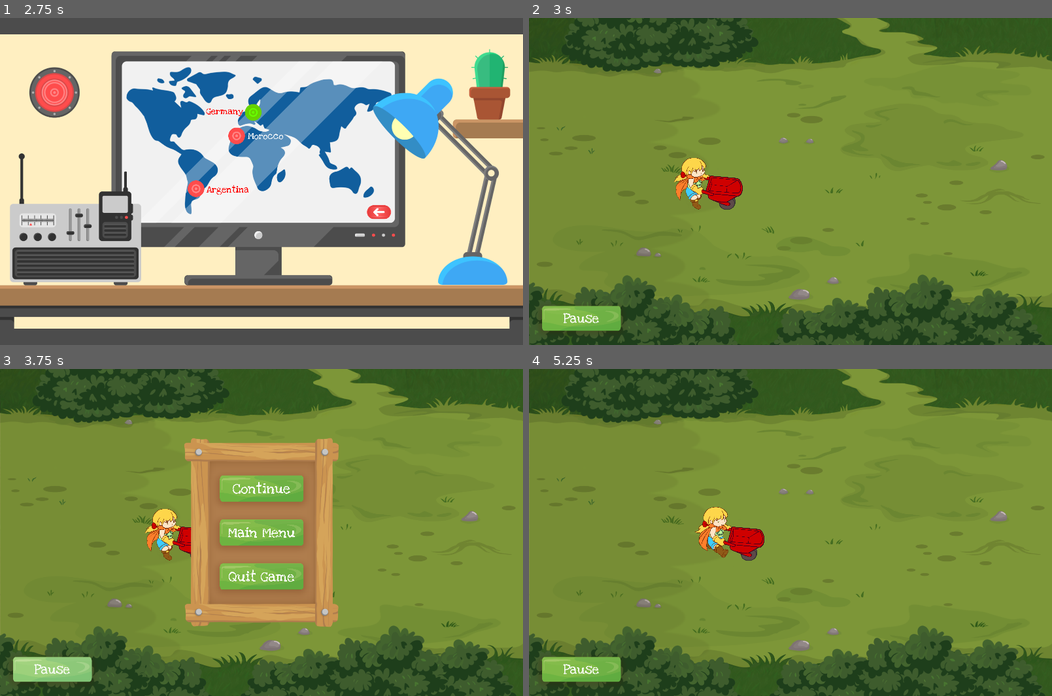
Above: before the commit, frames 1-4 (two rows, left to right).
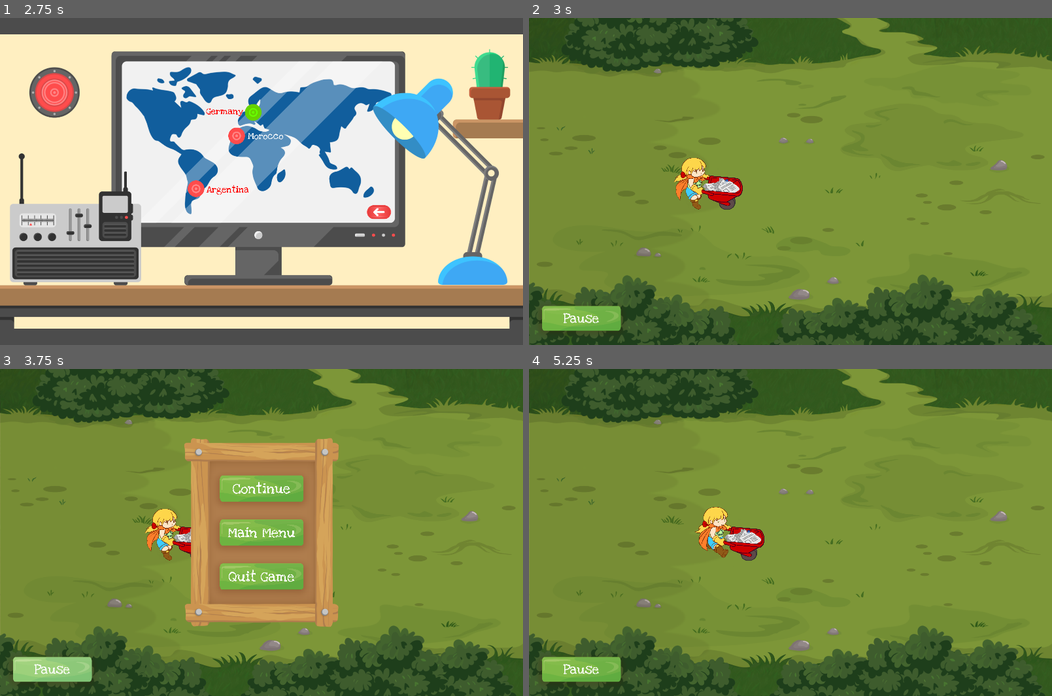
Above: after the commit, the same moments.

Repository: siconline/EcoChampion_Godot
Game: Godot game, scene res://Main.tscn
Same seed, same stepped clock (60 frames per second), same inputs: the game is played once before the commit and once after it.
Inputs:
- Up to frame 1 (2.75 s): click "Score" at 0.5 s; click "Level Menu" at 1.25 s; click "Garbage Patrol" at 2 s
- Up to frame 2 (3 s): click "Germany" at 2.75 s
- Up to frame 3 (3.75 s): click "Pause" at 3.5 s
- Up to frame 4 (5.25 s): click "Continue" at 4.25 s; tap Enter at 5 s; hold Right (ui_right) from 5.03 s (still down)

Frame 1 is identical in both runs. In frame 2, 0.2% of the frame differs, in the area x 33-41%, y 48-54%; in frame 3, less than 0.1%; in frame 4, 0.2%, in the area x 37-45%, y 48-55%.

Commit message:
added pickups at player character barrow

Diff:
--- a/MiniGame01/MiniGame01.tscn
+++ b/MiniGame01/MiniGame01.tscn
@@ -100,7 +100,6 @@
 
 editor/display_folded = true
 position = Vector2( -300, 0 )
-z_index = -2
 _sections_unfolded = [ "Transform", "Z Index" ]
 
 [node name="Camera2D" type="Camera2D" parent="Player" index="3"]
@@ -131,4 +130,4 @@
 
 [node name="Hud" parent="." index="2" instance=ExtResource( 7 )]
 
-_sections_unfolded = [ "Rect" ]
+_sections_unfolded = [ "Grow Direction", "Hint", "Margin", "Rect" ]
--- a/MiniGame01/Player/Player.gd
+++ b/MiniGame01/Player/Player.gd
@@ -4,7 +4,19 @@
 var speed = 400
 
 onready var sprite = $Sprite
+onready var barrow_Normal = $Barrow_Front_Normal
+onready var barrow_Upgrade = $Barrow_Front_Upgrade
+onready var pickUp1 =$PickUps/PickUp1
+onready var pickUp2 =$PickUps/PickUp2
+onready var pickUp3 =$PickUps/PickUp3
+onready var pickUp4 =$PickUps/PickUp4
+onready var pickUp5 =$PickUps/PickUp5
+onready var pickUp6 =$PickUps/PickUp6
 onready var animPlayer = $AnimationPlayer
+
+# pickUp positions
+var posPickUps = 20
+
 
 func _ready():
 	# Called when the node is added to the scene for the first time.
@@ -16,18 +28,49 @@
 		movement = Vector2(speed, 0)
 		animPlayer.play("Run")
 		sprite.flip_h = false
+		barrow_Normal.flip_h = false
+		barrow_Upgrade.flip_h = false
+		posPickUps = 20
+		#give pickUps 1-6 position.x
+		for i in range(1, 7):
+			var obj = str("pickUp" , i)
+			get(obj).flip_h = false
+			get(obj).position.x = posPickUps
+			posPickUps = posPickUps + 10
 	elif Input.is_action_just_pressed("ui_left"):
 		movement = Vector2(-speed, 0)
 		animPlayer.play("Run")
 		sprite.flip_h = true
+		barrow_Normal.flip_h = true
+		barrow_Upgrade.flip_h = true
+		posPickUps = -20
+		#give pickUps 1-6 position.x
+		for i in range(1, 7):
+			var obj = str("pickUp" , i)
+			get(obj).flip_h = false
+			get(obj).position.x = posPickUps
+			posPickUps = posPickUps - 10
 	elif Input.is_action_just_pressed("ui_up"):
 		if position.y > -175*2:
 			position.y -= 175
 	elif Input.is_action_just_pressed("ui_down"):
 		if position.y < 175*2:
 			position.y += 175
-	elif Input.is_action_just_released("ui_right") || Input.is_action_just_released("ui_left") || Input.is_action_just_released("ui_up") || Input.is_action_just_released("ui_down"):
-		movement = Vector2(0, 0)
-		animPlayer.play("Idle")
+	elif Input.is_action_just_released("ui_up") || Input.is_action_just_released("ui_down"):
+		#movement = Vector2(0, 0)
+		#animPlayer.play("Idle")
+		pass
+	elif Input.is_action_just_released("ui_left"):
+		#movement = Vector2(0, 0)
+		#animPlayer.play("Idle")
+		if sprite.flip_h == true:
+			# reset the position Pickups on barrow
+			posPickUps = 20
+	elif Input.is_action_just_released("ui_right"):
+		#movement = Vector2(0, 0)
+		#animPlayer.play("Idle")
+		if sprite.flip_h == false:
+			# reset the position Pickups on barrow
+			posPickUps = -20
 
 	move_and_collide(movement * delta)
--- a/MiniGame01/Player/Player.tscn
+++ b/MiniGame01/Player/Player.tscn
@@ -1,9 +1,13 @@
-[gd_scene load_steps=6 format=2]
+[gd_scene load_steps=10 format=2]
 
 [ext_resource path="res://MiniGame01/Player/Player.gd" type="Script" id=1]
 [ext_resource path="res://MiniGame01/Player/Textures/T_CharacterRun8.png" type="Texture" id=2]
 [ext_resource path="res://MiniGame01/Player/Animations/Idle.tres" type="Animation" id=3]
 [ext_resource path="res://MiniGame01/Player/Animations/Run.tres" type="Animation" id=4]
+[ext_resource path="res://MiniGame01/Textures/PickUps/T_Paper_Newspaper.png" type="Texture" id=5]
+[ext_resource path="res://MiniGame01/Textures/PickUps/T_Plastic_Bottle.png" type="Texture" id=6]
+[ext_resource path="res://MiniGame01/Player/Textures/T_barrow_front.png" type="Texture" id=7]
+[ext_resource path="res://MiniGame01/Player/Textures/T_barrow_front_upgrade_space.png" type="Texture" id=8]
 
 [sub_resource type="CapsuleShape2D" id=1]
 
@@ -13,18 +17,20 @@
 
 [node name="Player" type="KinematicBody2D"]
 
+z_index = -2
 input_pickable = false
 collision_layer = 1
 collision_mask = 1
 collision/safe_margin = 0.08
 script = ExtResource( 1 )
+_sections_unfolded = [ "Z Index" ]
 
 [node name="Sprite" type="Sprite" parent="." index="0"]
 
 scale = Vector2( 0.25, 0.25 )
 texture = ExtResource( 2 )
 hframes = 7
-_sections_unfolded = [ "Animation", "Offset", "Region", "Transform" ]
+_sections_unfolded = [ "Animation", "Offset", "Region", "Transform", "Z Index" ]
 
 [node name="CollisionShape2D" type="CollisionShape2D" parent="." index="1"]
 
@@ -41,3 +47,67 @@
 anims/Run = ExtResource( 4 )
 blend_times = [  ]
 _sections_unfolded = [ "Playback Options" ]
+
+[node name="PickUps" type="Node2D" parent="." index="3"]
+
+_sections_unfolded = [ "Transform", "Visibility", "Z Index" ]
+
+[node name="PickUp1" type="Sprite" parent="PickUps" index="0"]
+
+position = Vector2( 20, 30 )
+scale = Vector2( 0.1, 0.1 )
+texture = ExtResource( 5 )
+_sections_unfolded = [ "Transform" ]
+
+[node name="PickUp2" type="Sprite" parent="PickUps" index="1"]
+
+position = Vector2( 30, 30 )
+rotation = -0.349066
+scale = Vector2( 0.1, 0.1 )
+texture = ExtResource( 5 )
+_sections_unfolded = [ "Offset", "Transform" ]
+
+[node name="PickUp3" type="Sprite" parent="PickUps" index="2"]
+
+position = Vector2( 40, 30 )
+rotation = 1.5708
+scale = Vector2( 0.1, 0.1 )
+texture = ExtResource( 5 )
+_sections_unfolded = [ "Transform" ]
+
+[node name="PickUp4" type="Sprite" parent="PickUps" index="3"]
+
+position = Vector2( 50, 30 )
+rotation = 1.0472
+scale = Vector2( 0.1, 0.1 )
+texture = ExtResource( 5 )
+_sections_unfolded = [ "Transform" ]
+
+[node name="PickUp5" type="Sprite" parent="PickUps" index="4"]
+
+position = Vector2( 60, 30 )
+rotation = 0.174533
+scale = Vector2( 0.1, 0.1 )
+texture = ExtResource( 6 )
+_sections_unfolded = [ "Transform" ]
+
+[node name="PickUp6" type="Sprite" parent="PickUps" index="5"]
+
+position = Vector2( 70, 30 )
+rotation = -0.349066
+scale = Vector2( 0.1, 0.1 )
+texture = ExtResource( 5 )
+_sections_unfolded = [ "Transform" ]
+
+[node name="Barrow_Front_Normal" type="Sprite" parent="." index="4"]
+
+scale = Vector2( 0.25, 0.25 )
+texture = ExtResource( 7 )
+_sections_unfolded = [ "Transform", "Z Index" ]
+
+[node name="Barrow_Front_Upgrade" type="Sprite" parent="." index="5"]
+
+visible = false
+scale = Vector2( 0.25, 0.25 )
+texture = ExtResource( 8 )
+_sections_unfolded = [ "Transform", "Z Index" ]
Binary file added: MiniGame01/Textures/PickUps/T_Metal_Can.png
Not shown, added: MiniGame01/Textures/PickUps/T_Metal_Can.png.import
Binary file added: MiniGame01/Textures/PickUps/T_Paper_Newspaper.png
Not shown, added: MiniGame01/Textures/PickUps/T_Paper_Newspaper.png.import
Binary file added: MiniGame01/Textures/PickUps/T_Plastic_Bottle.png
Not shown, added: MiniGame01/Textures/PickUps/T_Plastic_Bottle.png.import
Binary file added: MiniGame01/Textures/PickUps/item_boost.png
Not shown, added: MiniGame01/Textures/PickUps/item_boost.png.import
Binary file added: MiniGame01/Textures/PickUps/item_toolbox.png
Not shown, added: MiniGame01/Textures/PickUps/item_toolbox.png.import
